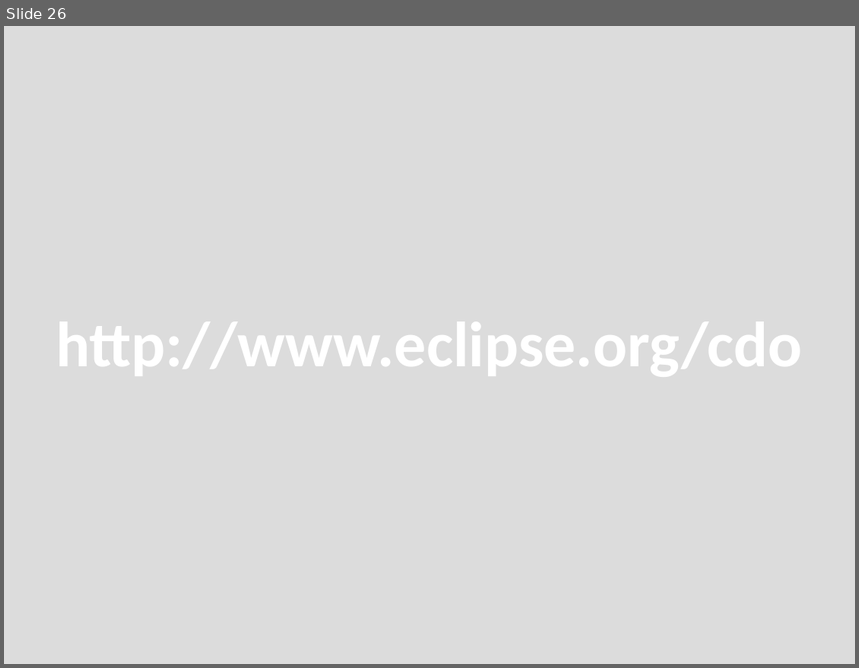
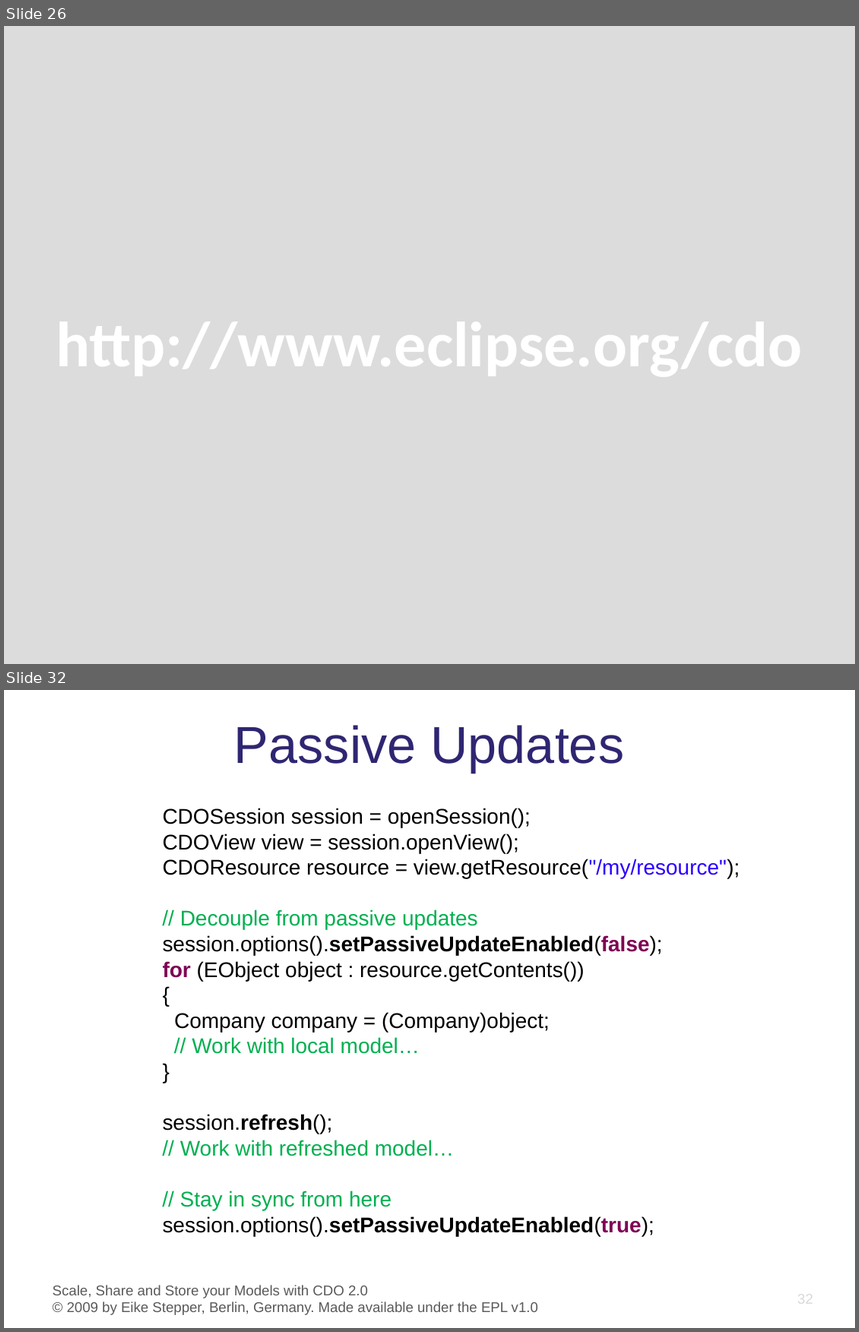
Before and after one commit to eclipse-cdo/cdo.www, a slide deck: documentation/presentations/EclipseCon_2009/CDO_EclipseCon_2009.pptx. Shown one above the other, each under a label of ours: slide 26 before the commit, slides 26 and 32 after it; the slides between them are not shown. The pictures are 859x668 and 859x1332 pixels, drawn with LibreOffice and Linux fonts; fonts in the diff are those of the drawing; background and template pictures are left out. Boxes give left, top, right and bottom in pixels: in the first picture for what was removed or moved away, otherwise in the second. Text is boxed around its words. In the diff, an @@ line names an element or a change of style, - is before the commit and + after.

```diff
--- a/documentation/presentations/EclipseCon_2009/CDO_EclipseCon_2009.pptx
+++ b/documentation/presentations/EclipseCon_2009/CDO_EclipseCon_2009.pptx
@@ slide 32 added at [4, 690, 855, 1328], background #FFFFFF @@
@@ title added at [234, 725, 624, 773], 44 pt, text #2F2672 @@
+Passive Updates
@@ text added at [163, 808, 740, 1236], 18 pt, text #000000 @@
+CDOSession session = openSession();
+CDOView view = session.openView();
+CDOResource resource = view.getResource("/my/resource");
+// Decouple from passive updates
+session.options().setPassiveUpdateEnabled(false);
+for (EObject object : resource.getContents())
+{
+Company company = (Company)object;
+// Work with local model…
+}
+session.refresh();
+// Work with refreshed model…
+// Stay in sync from here
+session.options().setPassiveUpdateEnabled(true);
@@ text added at [53, 1285, 538, 1315], 12 pt, text #595959 @@
+Scale, Share and Store your Models with CDO 2.0
+© 2009 by Eike Stepper, Berlin, Germany. Made available under the EPL v1.0
@@ page number added at [797, 1291, 813, 1307], 12 pt, text #D9D9D9 @@
+32
```
Also in this commit, not shown: 9 slides changed, 7 other slides added.
